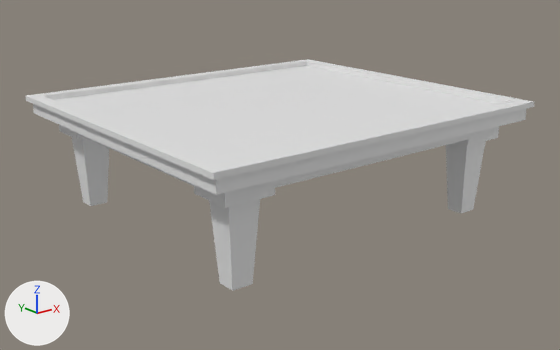
A saved change to the Blender file scene/Tavolo/tavolo.blend.
The view is the same before and after, from a 50 mm camera at (-12.52, -15.84, 7.19) aimed at (-0.01, -0.21, 0.94). The axes (+X, +Y, +Z) are drawn at lower left. The lights are the same throughout.

The scene before the commit, as lines of its bpy script (objects in view):
```python
mat_material = principled_material('Material')
mat_material.base_color = (0.8, 0.8, 0.8)  # white #e7e7e7
me_cube = bpy.data.meshes.new('Cube')
me_cube.from_pydata(...)  # 176 vertices, 126 faces; spans x -1.0..1.0, y -1.0..1.0, z -1.0..1.0
me_cube.materials.append(mat_material)  # white #e7e7e7
ob_cube = bpy.data.objects.new('Cube', me_cube)
ob_cube.location = (0.0, 0.0, 1.5)
ob_cube.scale = (5.0, 4.5, 1.5)
```
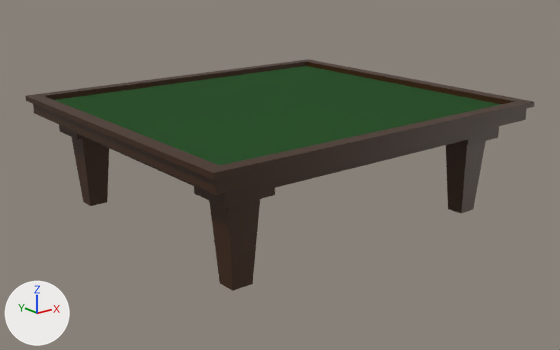
Scene script edits in JSON lines:
```json
{"op": "set", "path": "mat_material.base_color", "old": "(0.8, 0.8, 0.8)", "new": "(0.0443, 0.0135, 0.0)", "note": "white #e7e7e7 -> brown #3b1f00"}
{"op": "add", "block": "mat_material_001", "code": ["mat_material_001 = principled_material('Material.001')", "mat_material_001.base_color = (0.0469, 0.156, 0.0474)  # dark green #3d6e3d", "mat_material_001.roughness = 1.0", "mat_material_001.ior = 1.0", "mat_material_001.transmission_weight = 0.5"]}
{"block": "me_cube", "where": "me_cube.from_pydata(...)  # 176 vertices, 126 faces; spans x -1.0..1.0, y -1.0..1.0, z -1.0..1.0"}
{"block": "me_cube", "where": "# used by ob_cube; location = (0.0, 0.0, 1.5); scale = (5.0, 4.5, 1.5)"}
{"block": "me_cube", "change": "me_cube part 1: the 1 face centred in x 0.0, y 0.0, z 0.9 switches from mat_material (white #e7e7e7) to mat_material_001 (dark green #3d6e3d)"}
{"op": "add", "block": "me_cube", "code": "me_cube.materials.append(mat_material_001)  # dark green #3d6e3d"}
```

Where the change shows, as pixel boxes [x1, y1, x2, y2] in the pictures (560 x 350 px):
```json
{"object": "Cube", "change": "recoloured", "before": [26, 59, 534, 291], "after": [26, 59, 534, 291]}
{"part": 1, "of": "me_cube", "change": "recoloured", "before": [55, 66, 501, 165], "after": [55, 66, 501, 165], "on screen": "white to green"}
```
